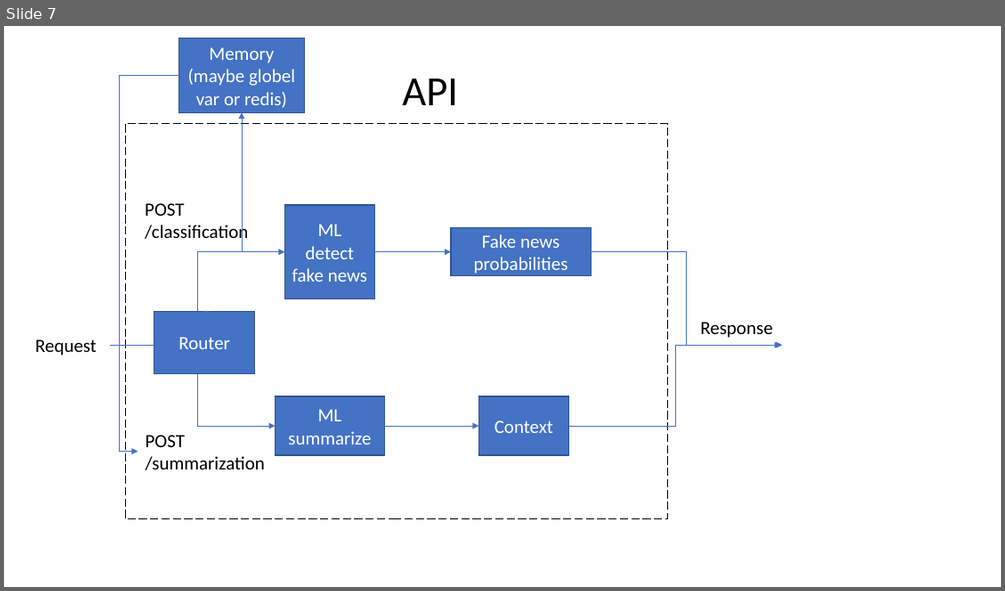
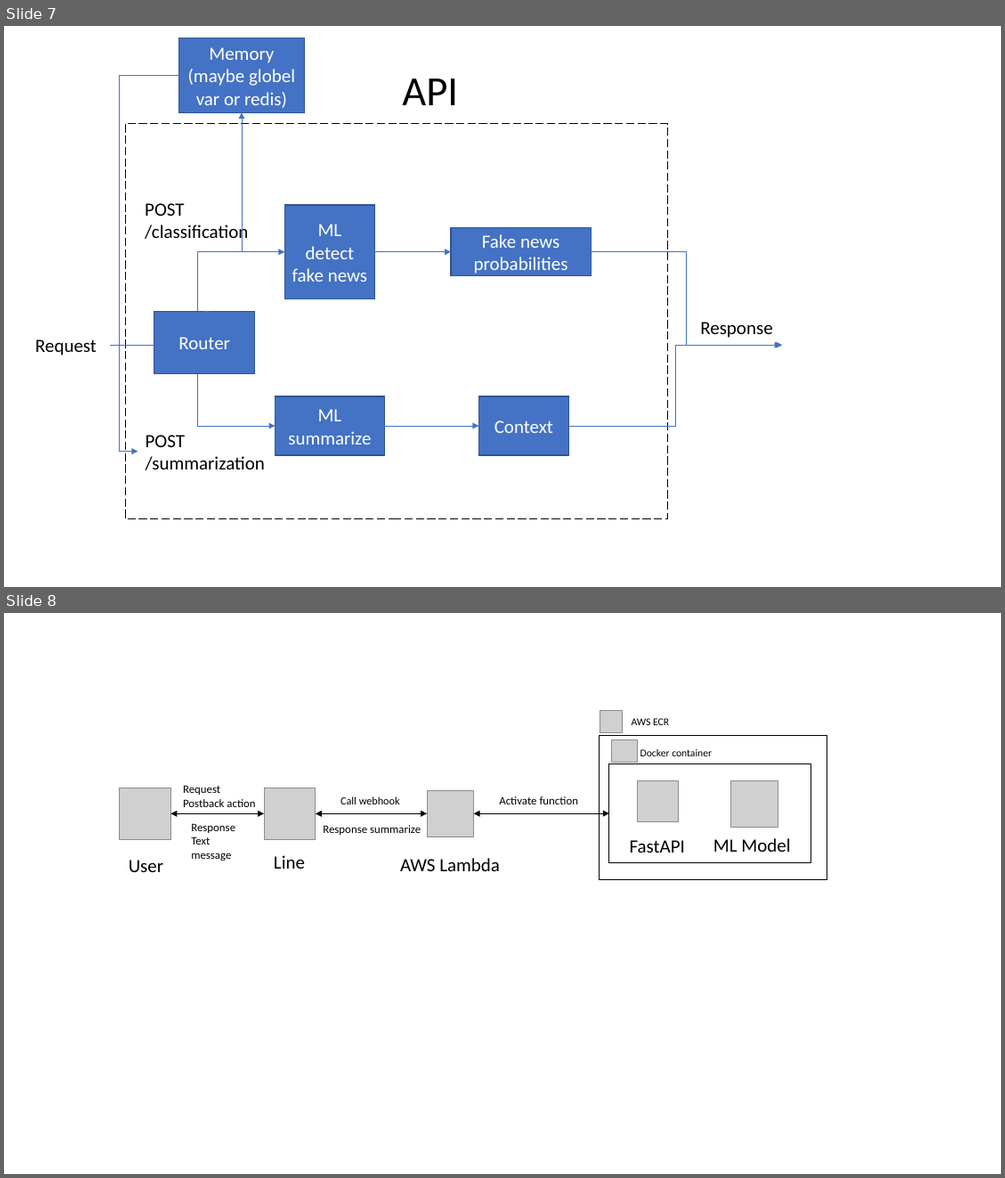
Before and after one commit to nuttapol-kor/fake-news-project, a slide deck: Presentation1.pptx. Shown one above the other, each under a label of ours: slide 7 before the commit, slides 7 and 8 after it. The pictures are 1005x591 and 1005x1178 pixels, drawn with LibreOffice and Linux fonts; fonts in the diff are those of the drawing; grey boxes stand for pictures. Boxes give left, top, right and bottom in pixels: in the first picture for what was removed or moved away, otherwise in the second. Text is boxed around its words. In the diff, an @@ line names an element or a change of style, - is before the commit and + after.

```diff
--- a/Presentation1.pptx
+++ b/Presentation1.pptx
@@ slide 8 added at [4, 613, 1001, 1174], background #FFFFFF @@
@@ picture added at [600, 710, 622, 732] @@
@@ text added at [631, 718, 669, 725], 10 pt, text #000000 @@
+AWS ECR
@@ rectangle added at [599, 736, 827, 879], outline #000000 1 pt @@
@@ picture added at [611, 740, 638, 763] @@
@@ rectangle added at [609, 764, 810, 863], outline #000000 1 pt @@
@@ text added at [640, 749, 712, 756], 10 pt, text #000000 @@
+Docker container
@@ picture added at [120, 788, 171, 840] @@
@@ text added at [183, 785, 255, 807], 11 pt, text #000000 @@
+Request
+Postback action
@@ picture added at [264, 788, 316, 840] @@
@@ text added at [340, 796, 400, 804], 10.5 pt, text #000000 @@
+Call webhook
@@ picture added at [428, 790, 474, 837] @@
@@ text added at [499, 796, 579, 804], 11 pt, text #000000 @@
+Activate function
@@ picture added at [638, 780, 679, 821] @@
@@ picture added at [731, 780, 778, 827] @@
@@ elbow double arrow added from (170, 813) to (264, 813), #000000 0.5 pt @@
@@ text added at [191, 823, 235, 860], 11 pt, text #000000 @@
+Response
+Text
+message
@@ elbow double arrow added from (316, 813) to (428, 813), #000000 0.5 pt @@
@@ text added at [323, 825, 421, 835], 11 pt, text #000000 @@
+Response summarize
@@ elbow double arrow added from (474, 813) to (609, 813), #000000 0.5 pt @@
@@ text added at [630, 840, 685, 852], 18 pt, text #000000 @@
+FastAPI
@@ text added at [713, 838, 790, 852], 18 pt, text #000000 @@
+ML Model
@@ text added at [129, 860, 163, 872], 18 pt, text #000000 @@
+User
@@ text added at [274, 855, 305, 868], 18 pt, text #000000 @@
+Line
@@ text added at [400, 858, 500, 871], 18 pt, text #000000 @@
+AWS Lambda
```
Also in this commit, not shown: 1 other slide added, 7 other files.
